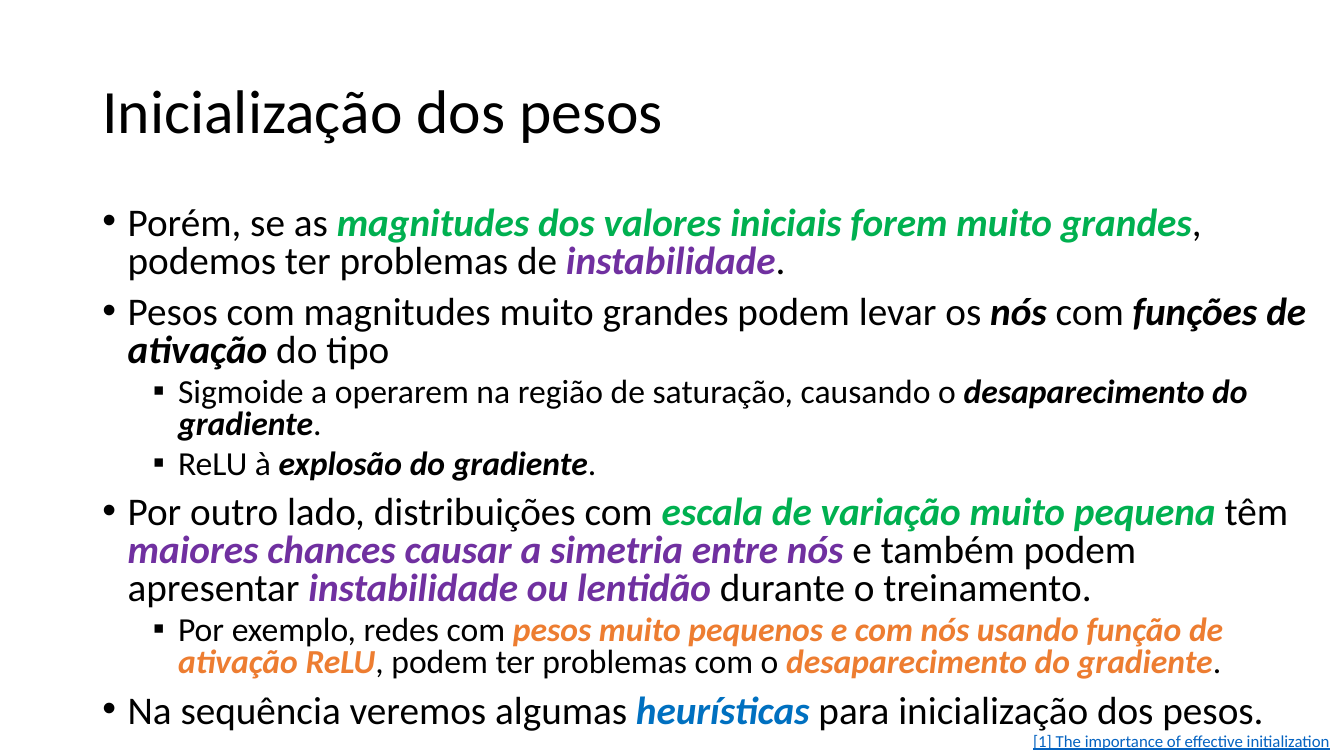
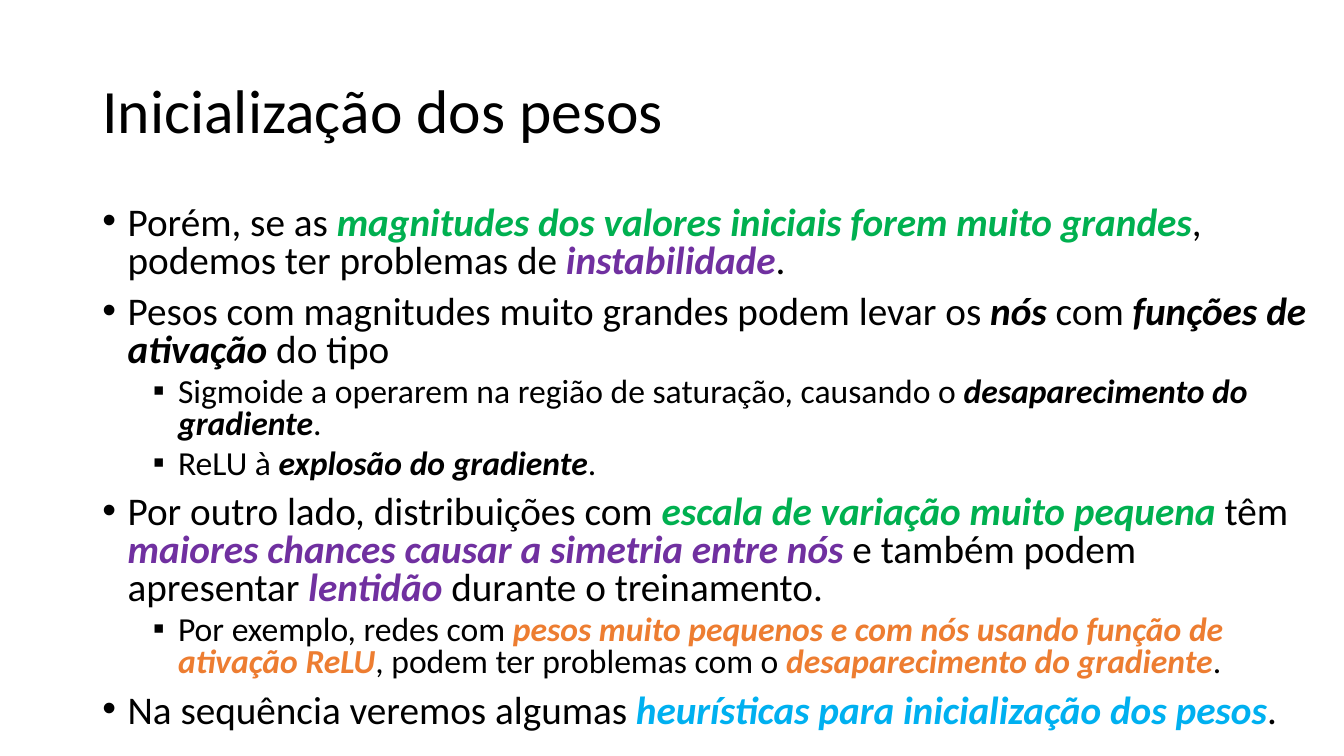
Before and after one commit to zz4fap/t320_aprendizado_de_maquina, a slide deck: slide 17 of slides/T320_Redes_Neurais_Artificiais (Parte IV).pptx. Drawn at 1344x756 pixels with LibreOffice and Linux fonts; fonts in the diff are those of the drawing. Boxes give left, top, right and bottom in pixels: in the first picture for what was removed or moved away, otherwise in the second. Text is boxed around its words. In the diff, an @@ line names an element or a change of style, - is before the commit and + after.

```diff
--- a/slides/T320_Redes_Neurais_Artificiais (Parte IV).pptx
+++ b/slides/T320_Redes_Neurais_Artificiais (Parte IV).pptx
@@ text at bbox=[128, 497, 1288, 608]: text changed; bold off; italic off @@
-• Por outro lado, distribuições com escala de variação muito pequena têm maiores chances causar a simetria entre nós e também podem apresentar instabilidade ou lentidão durante o treinamento.
+• Por outro lado, distribuições com escala de variação muito pequena têm maiores chances causar a simetria entre nós e também podem apresentar lentidão durante o treinamento.
@@ text at bbox=[128, 696, 1277, 731]: text colour #0070C0 to #00B0F0 in "heurísticas"; text colour #000000 to #00B0F0, bold on, italic on in "para inicialização dos pesos." @@
@@ text removed at bbox=[1033, 735, 1330, 750] @@
-[1] The importance of effective initialization
```
Also in this commit, not shown: 5 other slides changed, 1 other file.
